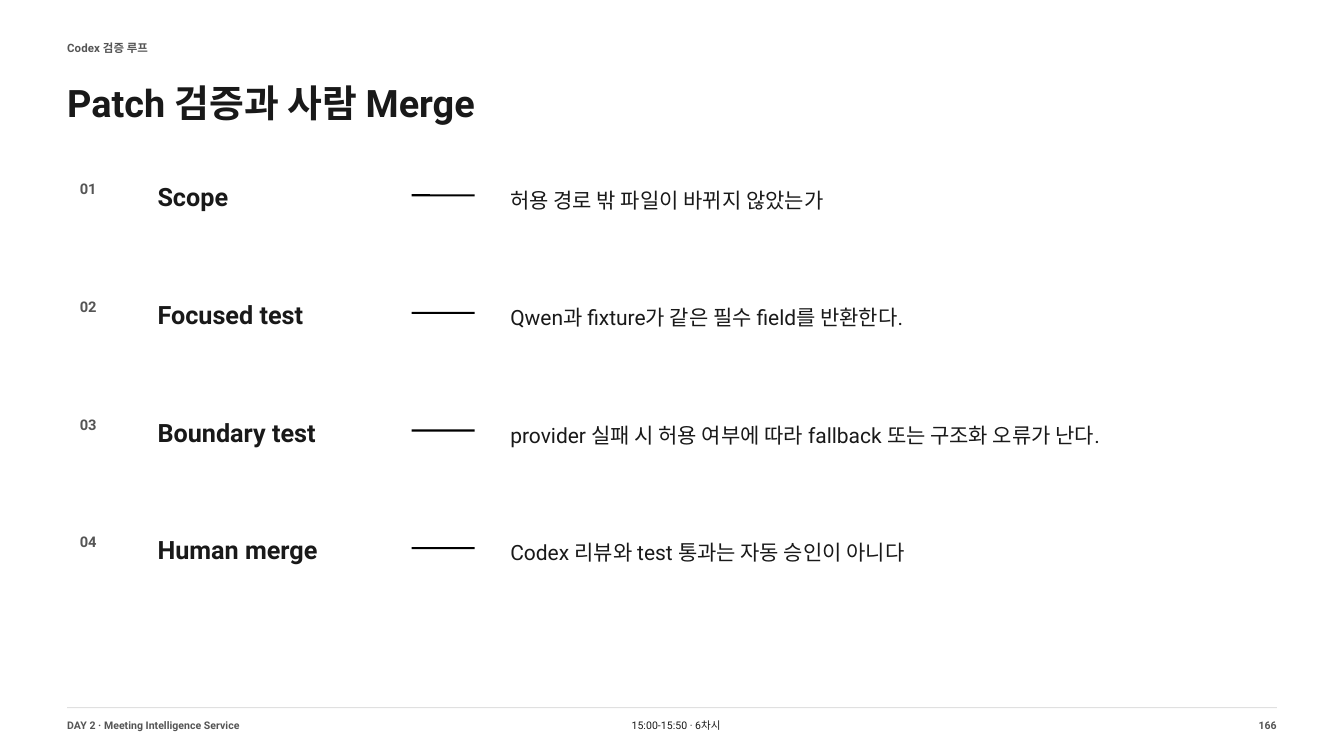
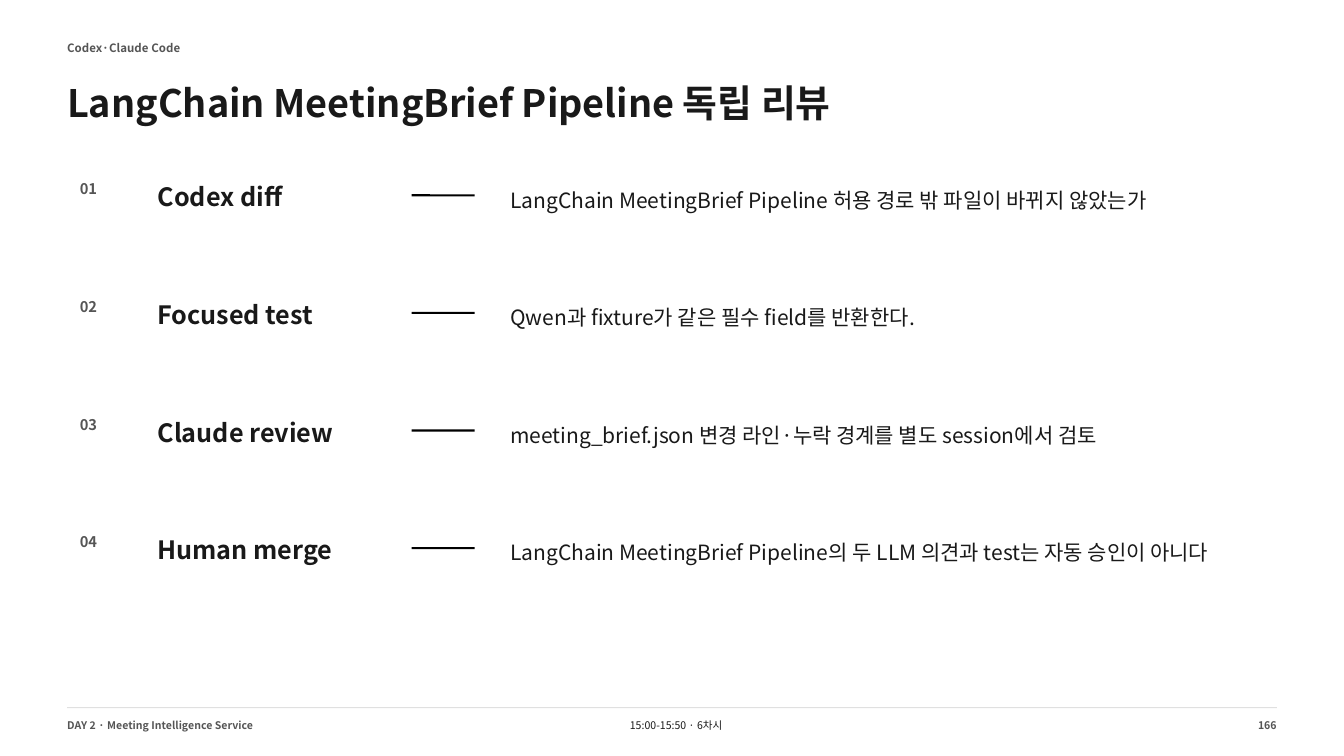
Before and after one commit to smilesjcha/llm-agent-and-workflow-automation, a slide deck: slide 166 of slides/IPA_LLM_Agent_업무자동화_Day2_DRAFT_240p.pptx. Drawn at 1344x756 pixels with LibreOffice and Linux fonts; fonts in the diff are those of the drawing. Boxes give left, top, right and bottom in pixels: in the first picture for what was removed or moved away, otherwise in the second. Text is boxed around its words. In the diff, an @@ line names an element or a change of style, - is before the commit and + after.

```diff
--- a/slides/IPA_LLM_Agent_업무자동화_Day2_DRAFT_240p.pptx
+++ b/slides/IPA_LLM_Agent_업무자동화_Day2_DRAFT_240p.pptx
@@ text at <box>67,43,180,52</box>: text changed; font Roboto to Noto Sans CJK KR @@
-Codex 검증 루프
+Codex·Claude Code
@@ text at <box>67,85,831,126</box>: text changed; font Roboto to Noto Sans CJK KR @@
-Patch 검증과 사람 Merge
+LangChain MeetingBrief Pipeline 독립 리뷰
@@ text at <box>158,185,282,207</box>: text changed; font Roboto to Noto Sans CJK KR @@
-Scope
+Codex diff
@@ text at <box>510,190,1146,213</box>: text changed; font Roboto to Noto Sans CJK KR @@
-허용 경로 밖 파일이 바뀌지 않았는가
+LangChain MeetingBrief Pipeline 허용 경로 밖 파일이 바뀌지 않았는가
@@ text at <box>158,421,333,443</box>: text changed; font Roboto to Noto Sans CJK KR @@
-Boundary test
+Claude review
@@ text at <box>510,425,1097,448</box>: text changed; font Roboto to Noto Sans CJK KR @@
-provider 실패 시 허용 여부에 따라 fallback 또는 구조화 오류가 난다.
+meeting_brief.json 변경 라인·누락 경계를 별도 session에서 검토
@@ font Roboto to Noto Sans CJK KR in 7 elements at <box>67,720,253,732</box>, <box>630,720,722,730</box>, <box>1258,721,1277,729</box>, <box>80,183,97,194</box>, <box>158,304,313,325</box>, <box>510,307,915,329</box>, <box>158,540,333,565</box> @@
@@ text at <box>510,542,1208,565</box>: text changed; font Roboto to Noto Sans CJK KR @@
-Codex 리뷰와 test 통과는 자동 승인이 아니다
+LangChain MeetingBrief Pipeline의 두 LLM 의견과 test는 자동 승인이 아니다
```
Also in this commit, not shown: 213 other slides changed, 26 slides added, 26 slides removed, 13 other files.
